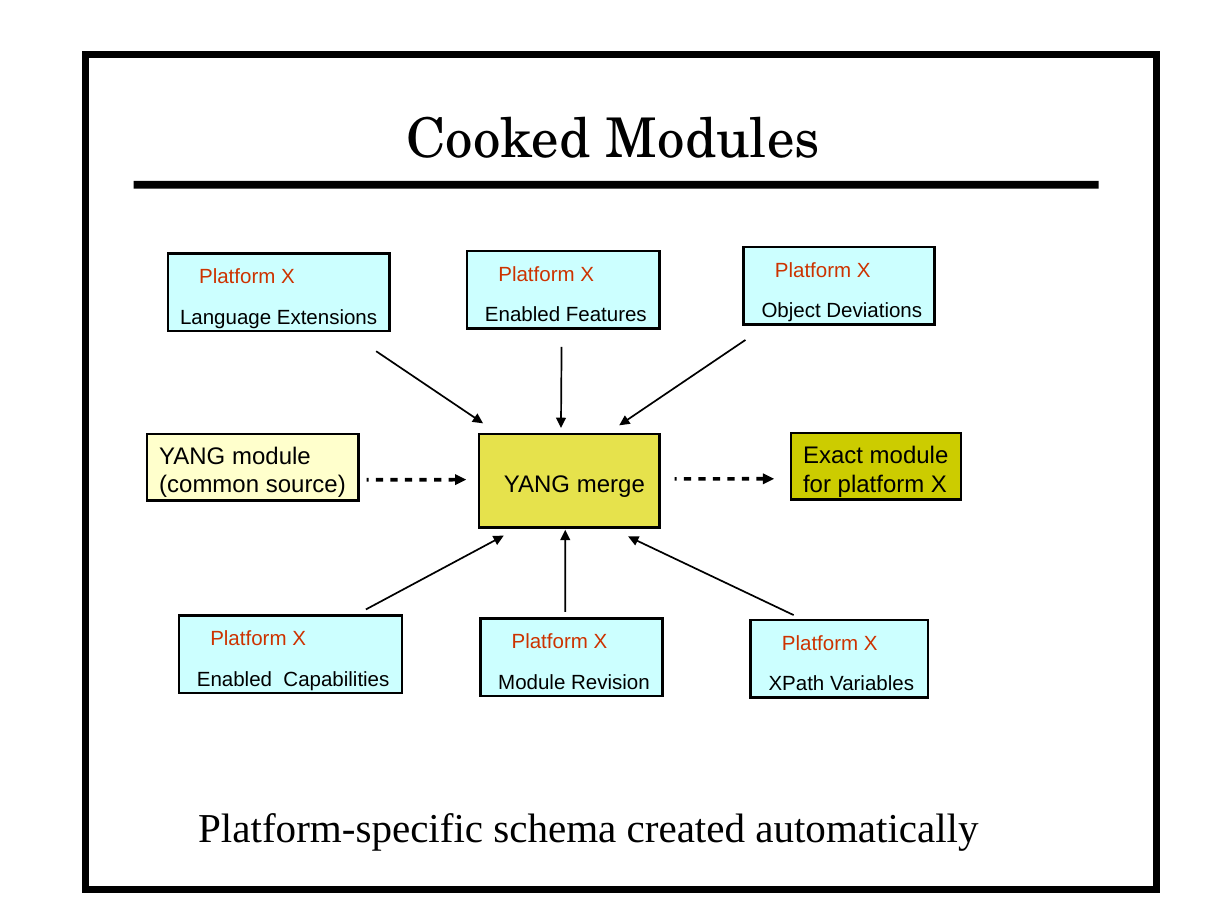
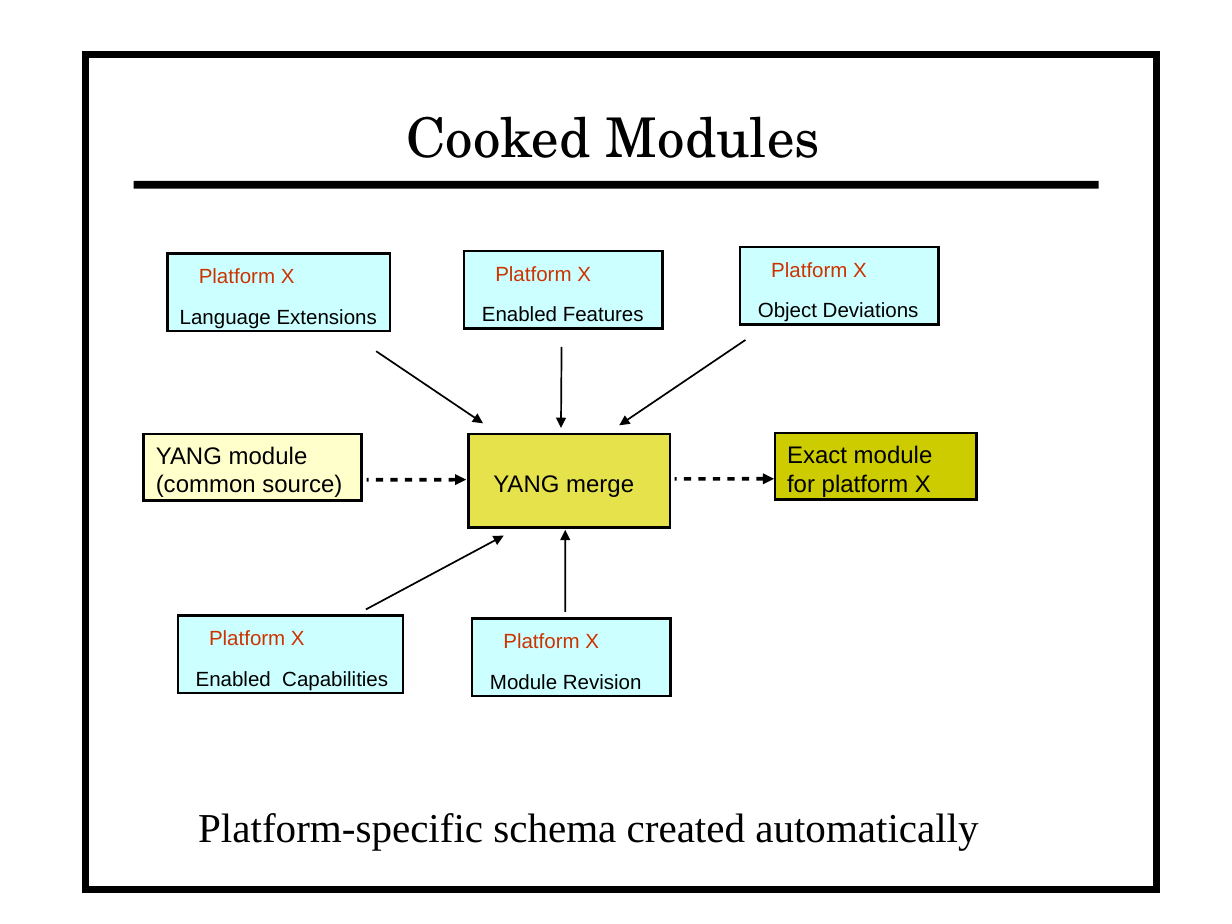
Before and after one commit to vlvassilev/yuma123, a slide deck: slide 1 of netconf/doc/netconfcentral_slides/cookedmodules.odp. Drawn at 1232x924 pixels with LibreOffice and Linux fonts; fonts in the diff are those of the drawing. Boxes give left, top, right and bottom in pixels: in the first picture for what was removed or moved away, otherwise in the second. Text is boxed around its words. In the diff, an @@ line names an element or a change of style, - is before the commit and + after.

```diff
--- a/netconf/doc/netconfcentral_slides/cookedmodules.odp
+++ b/netconf/doc/netconfcentral_slides/cookedmodules.odp
@@ rectangle "Platform X": place and size @@
-rectangle "Platform X" at <box>467,251,659,329</box>
+rectangle "Platform X" at <box>464,251,663,329</box>
@@ rectangle "Platform X": place and size @@
-rectangle "Platform X" at <box>744,246,935,324</box>
+rectangle "Platform X" at <box>740,246,939,324</box>
@@ rectangle "YANG module (common source)": place and size @@
-rectangle "YANG module (common source)" at <box>147,434,357,500</box>
+rectangle "YANG module (common source)" at <box>144,434,362,500</box>
@@ rectangle "YANG merge": place and size @@
-rectangle "YANG merge" at <box>479,434,660,527</box>
+rectangle "YANG merge" at <box>468,434,670,527</box>
@@ rectangle "Exact module for platform X": place and size @@
-rectangle "Exact module for platform X" at <box>791,434,961,500</box>
+rectangle "Exact module for platform X" at <box>775,434,977,500</box>
@@ arrow removed from (793, 615) to (628, 536) @@
@@ rectangle "Platform X": place and size @@
-rectangle "Platform X" at <box>480,618,663,696</box>
+rectangle "Platform X" at <box>472,618,670,696</box>
@@ rectangle removed at <box>750,620,928,697</box> @@
-Platform X
-XPath Variables
```
Also in this commit, not shown: 22 other files.
